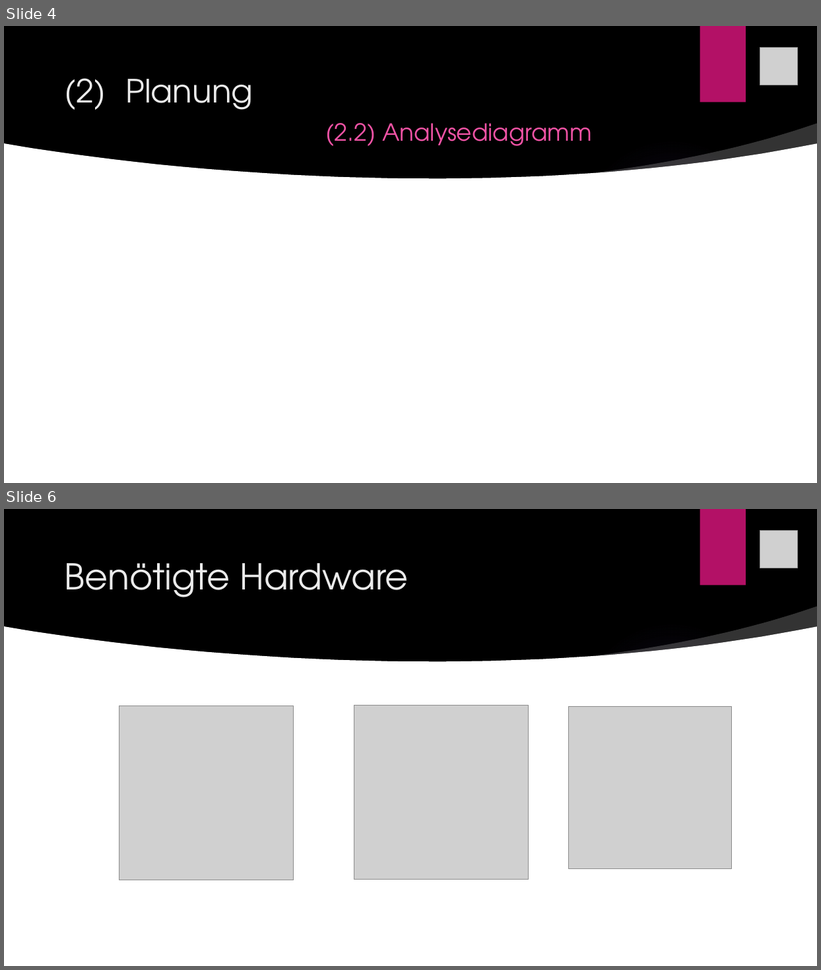
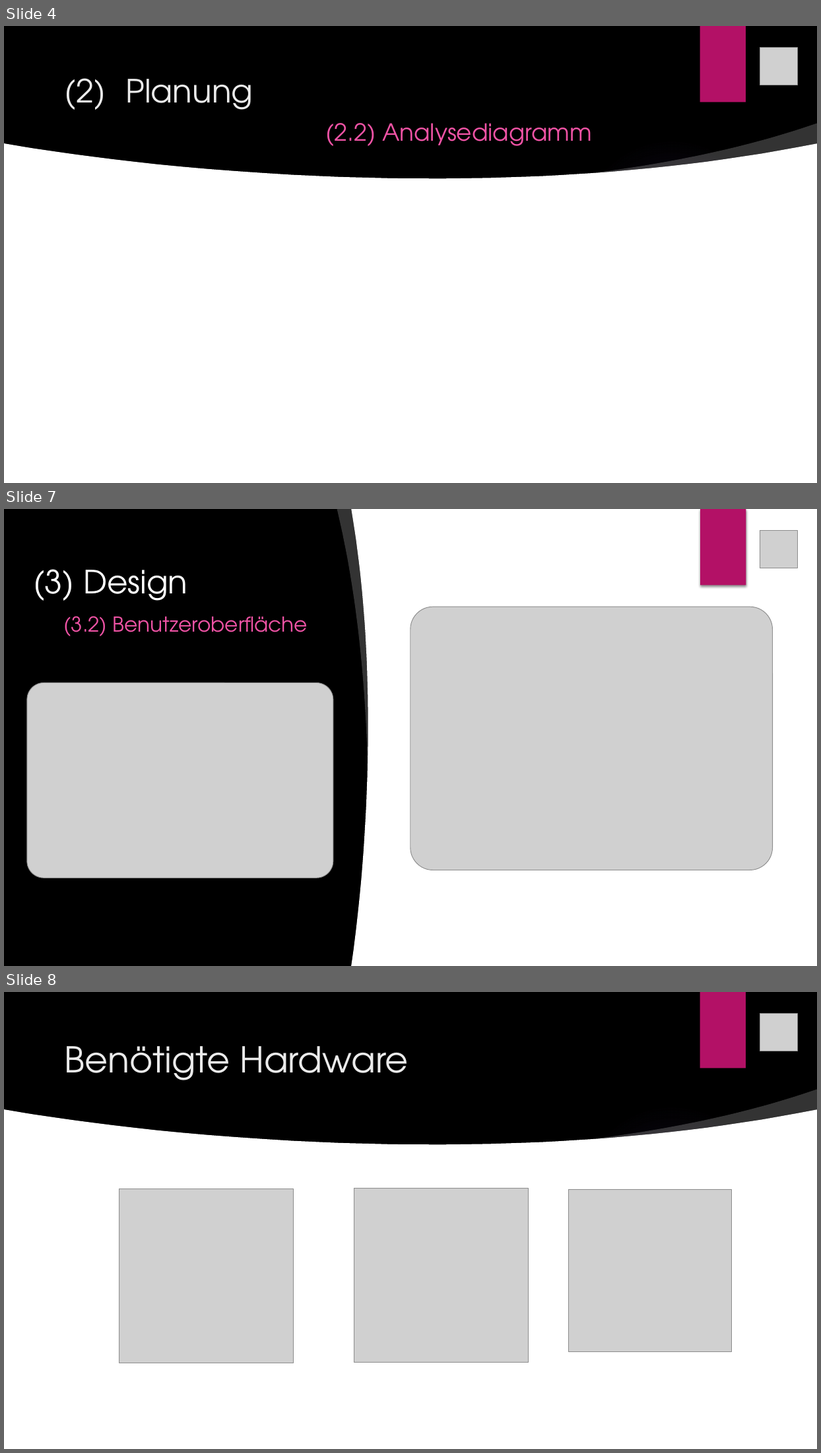
Before and after one commit to hejo221/swt20w37, a slide deck: LaBouteillePräsentation/LaBouteille.pptx. Shown one above the other, each under a label of ours: slides 4 and 6 before the commit, slides 4, 7 and 8 after it; the slides between them are not shown. The pictures are 821x970 and 821x1453 pixels, drawn with LibreOffice and Linux fonts; fonts in the diff are those of the drawing; grey boxes stand for pictures; background and template pictures are left out. Boxes give left, top, right and bottom in pixels: in the first picture for what was removed or moved away, otherwise in the second. Text is boxed around its words. In the diff, an @@ line names an element or a change of style, - is before the commit and + after.

```diff
--- a/LaBouteillePräsentation/LaBouteille.pptx
+++ b/LaBouteillePräsentation/LaBouteille.pptx
@@ slide 7 added at [4,509,817,966], background picture (left out); not listed: 1 template element that a slide beside it also shows @@
@@ freeform shape added at [337,509,374,757], fill #FFFFFF at 20% opacity @@
@@ freeform shape added at [351,509,441,966], fill #FFFFFF @@
@@ rectangle added at [411,509,817,966], fill #FFFFFF @@
@@ rectangle added at [700,509,746,586], fill #B31166 @@
@@ picture added at [760,530,797,568] @@
@@ title added at [33,569,308,636], 24.3 pt, text #EF53A5 @@
+(3) Design
+(3.2) Benutzeroberfläche
@@ picture added at [411,607,773,870] @@
@@ picture added at [27,683,333,878] @@
@@ what was slide 6 is now slide 8 @@
```
Also in this commit, not shown: 2 slides changed, 2 slides removed, 1 other file.
